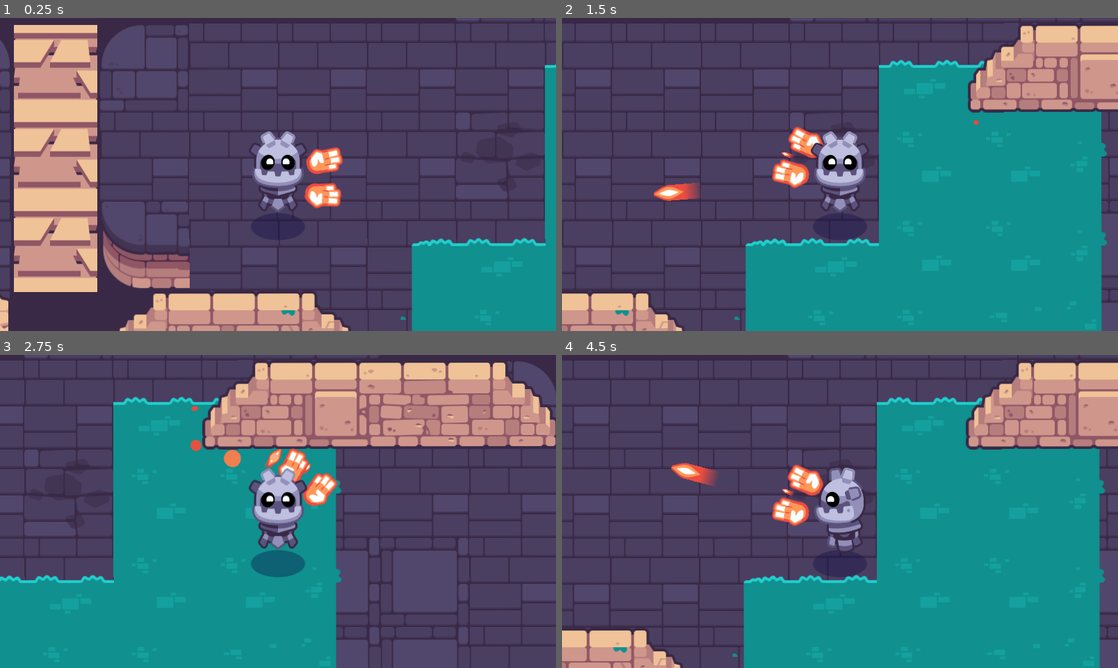
Above: before the commit, frames 1-4 (two rows, left to right).
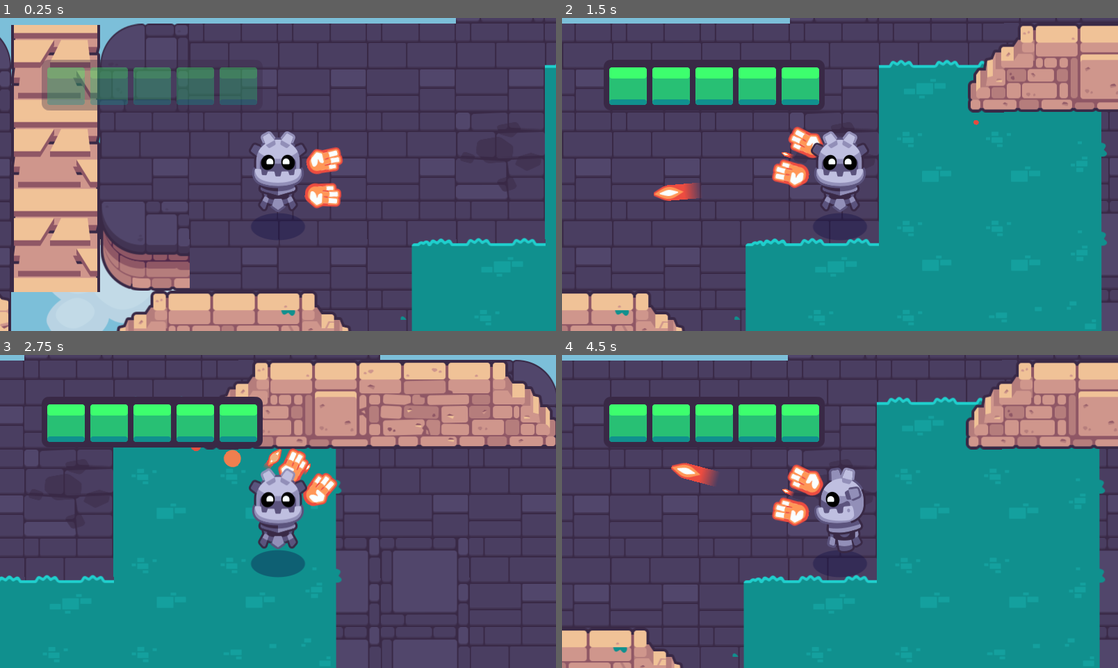
Above: after the commit, the same moments.

Repository: Jesuscanwalk/2d-GameDev-Course
Game: Godot game, scene res://start.tscn
Same seed, same stepped clock (60 frames per second), same inputs: the game is played once before the commit and once after it. This scene is started directly instead of the project's main scene. Sound files missing from this copy of the repository are replaced by a short silence.
Inputs (mouse positions are in pixels of both pictures, inside the frame that each line leads up to):
- Up to frame 1 (0.25 s): no input
- Up to frame 2 (1.5 s): tap Enter at 0.5 s; move the mouse to (962, 158) at 0.52 s; hold D (move_right) 0.53-1.25 s; hold Mouse wheel down (cycle_weapon_down) 0.53-1.25 s; click (962, 158) at 0.67 s; drag from (728, 190) to (995, 124) at 1.27 s
- Up to frame 3 (2.75 s): move the mouse to (333, 442) at 2.02 s; press the mouse at (333, 442) at 2.03 s; hold D (move_right) from 2.03 s (still down)
- Up to frame 4 (4.5 s): release D (move_right) at 2.75 s; release the mouse at (895, 442) at 2.75 s; drag from (812, 574) to (751, 408) at 2.77 s; move the mouse to (1006, 558) at 3.52 s; hold A (move_left) 3.53-4.25 s; hold Mouse wheel up (cycle_weapon_up) 3.53-4.25 s; drag from (673, 464) to (756, 433) at 4.27 s

The runs differ from the first frame. In frame 1, 9.8% of the frame differs, in the area x 0-82%, y 0-100%; in frame 2, 6.8%; in frame 3, 6.7%; in frame 4, 6.8%.

Commit message:
Add a sky and healthbar

Diff:
--- a/02.getting-to-know-godot/start.tscn
+++ b/02.getting-to-know-godot/start.tscn
@@ -1,12 +1,14 @@
-[gd_scene load_steps=8 format=3 uid="uid://dfrp0km2xjcr6"]
+[gd_scene load_steps=10 format=3 uid="uid://dfrp0km2xjcr6"]
 
 [ext_resource type="Script" path="res://game.gd" id="2"]
 [ext_resource type="TileSet" uid="uid://crkgfdw1y80hc" path="res://levels/rooms/tileset_bridges.tres" id="2_vnf5n"]
 [ext_resource type="TileSet" uid="uid://cqb2wtrubw0n6" path="res://levels/rooms/tileset_invisible_walls.tres" id="3"]
 [ext_resource type="PackedScene" uid="uid://dds7yrrx56gcy" path="res://player/player.tscn" id="4_110ci"]
-[ext_resource type="PackedScene" uid="uid://cu2rb5dl4ljte" path="res://levels/rooms/room_a.tscn" id="5_2fi5x"]
+[ext_resource type="PackedScene" uid="uid://cu2rb5dl4ljte" path="res://tours/102_assemble_your_first_game/05_add_chest_that_spawns_pickups/levels/rooms/room_a.tscn" id="5_2fi5x"]
 [ext_resource type="PackedScene" uid="uid://dgayuh42w4v6u" path="res://levels/rooms/room_b.tscn" id="6_l1eom"]
 [ext_resource type="PackedScene" uid="uid://cq0mmphkbrvmm" path="res://levels/rooms/room_c.tscn" id="7_nxfoi"]
+[ext_resource type="PackedScene" uid="uid://wdey00p3syru" path="res://levels/background/background_blue_sky.tscn" id="8_mkh3f"]
+[ext_resource type="PackedScene" uid="uid://cce7r30dfjm4r" path="res://interface/bars/ui_health_bar.tscn" id="9_t4114"]
 
 [node name="Start" type="Node2D"]
 script = ExtResource("2")
@@ -34,3 +36,13 @@
 
 [node name="RoomC" parent="." instance=ExtResource("7_nxfoi")]
 position = Vector2(-1152, 128)
+
+[node name="BackgroundBlueSky" parent="." instance=ExtResource("8_mkh3f")]
+
+[node name="CanvasLayer" type="CanvasLayer" parent="."]
+
+[node name="UIHealthBar" parent="CanvasLayer" instance=ExtResource("9_t4114")]
+offset_left = 60.0
+offset_top = 60.0
+offset_right = 378.0
+offset_bottom = 132.725
Not shown, changed: 02.getting-to-know-godot/godot_tours.log
Not shown, removed: 02.getting-to-know-godot/godot_tours.log-JrRvk6
Not shown, added: 02.getting-to-know-godot/godot_tours.log-eaJv6B
